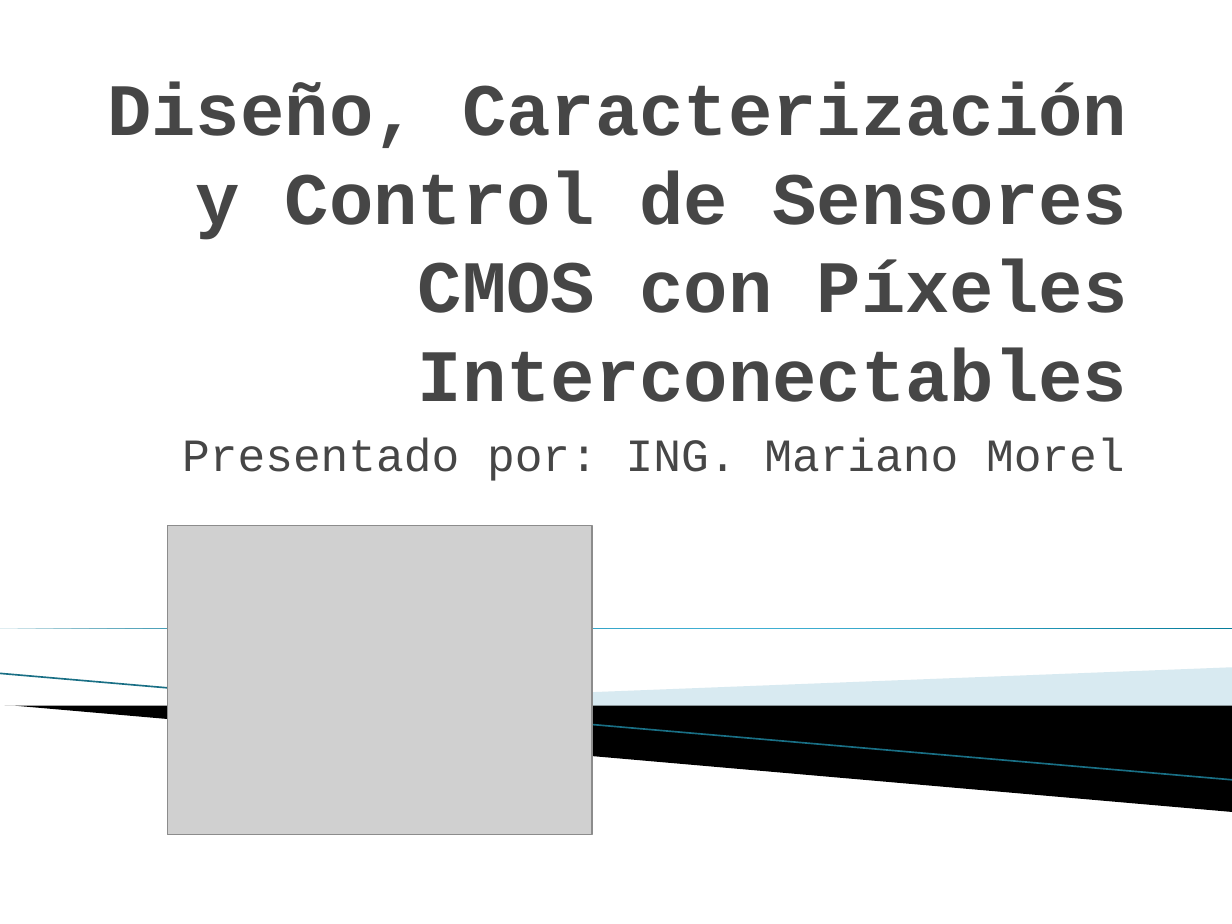
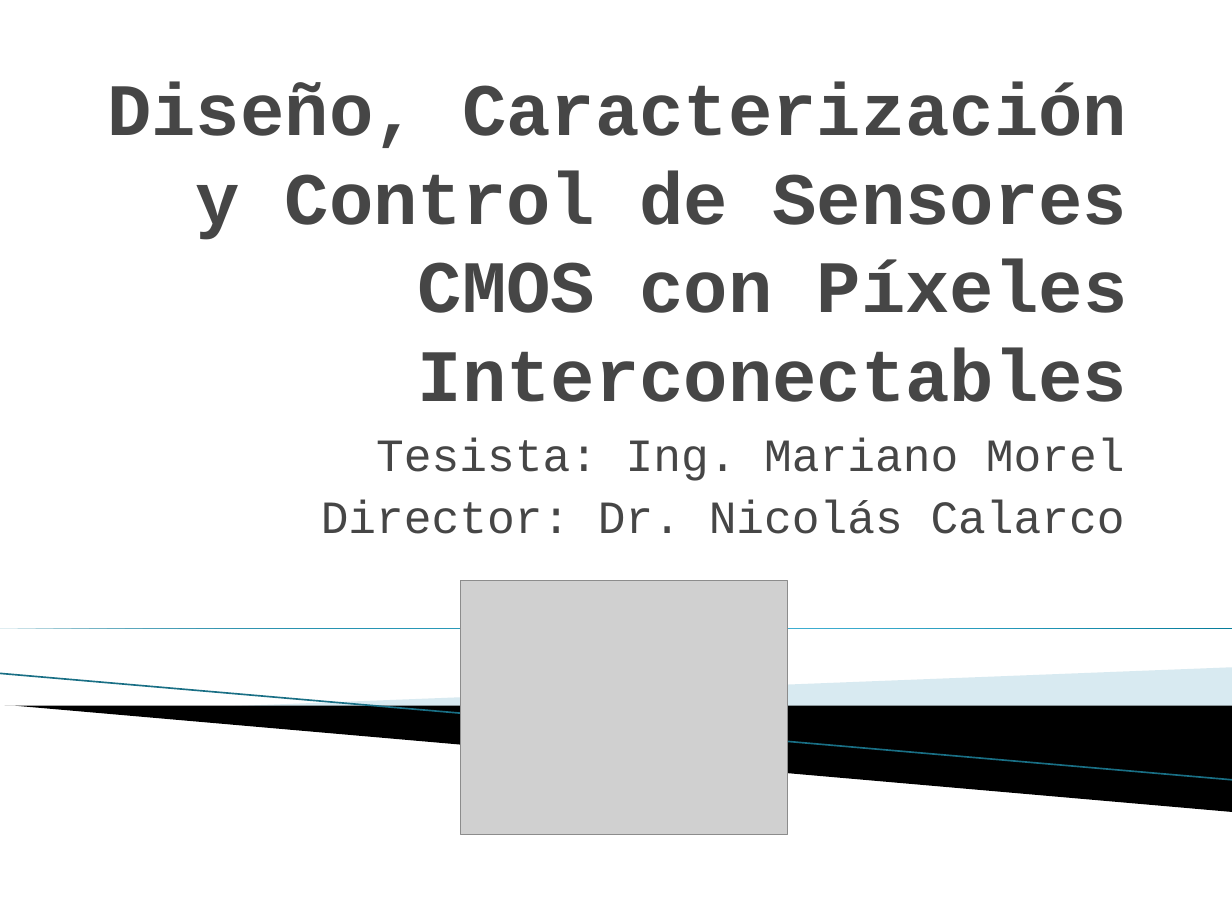
Before and after one commit to marianomorel/maestria-repo, a slide deck: slide 1 of sensores_cmos_presentacion.pptx. Drawn at 1232x924 pixels with LibreOffice and Linux fonts; fonts in the diff are those of the drawing; grey boxes stand for pictures; background and template pictures are left out. Boxes give left, top, right and bottom in pixels: in the first picture for what was removed or moved away, otherwise in the second. Text is boxed around its words. In the diff, an @@ line names an element or a change of style, - is before the commit and + after.

```diff
--- a/sensores_cmos_presentacion.pptx
+++ b/sensores_cmos_presentacion.pptx
@@ subtitle at [321,438,1125,534]: text changed @@
-Presentado por: ING. Mariano Morel
+Tesista: Ing. Mariano Morel
+Director: Dr. Nicolás Calarco
@@ picture removed at [168,525,593,834] @@
@@ picture added at [461,582,787,835] @@
```
Also in this commit, not shown: 7 other slides changed, 1 slide added, 2 other files.
